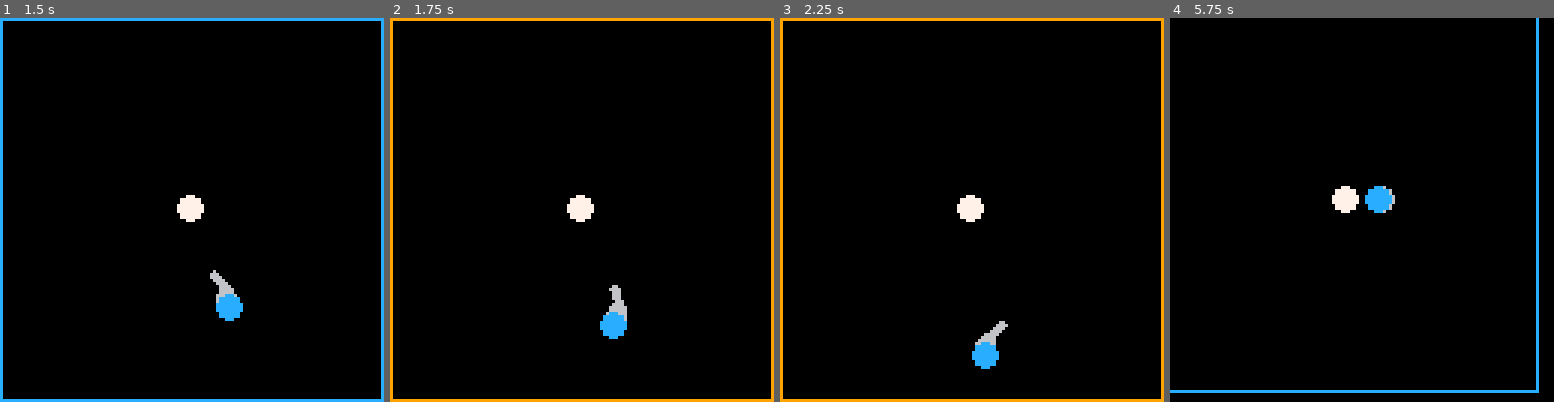
Above: before the commit, frames 1-4 (left to right).
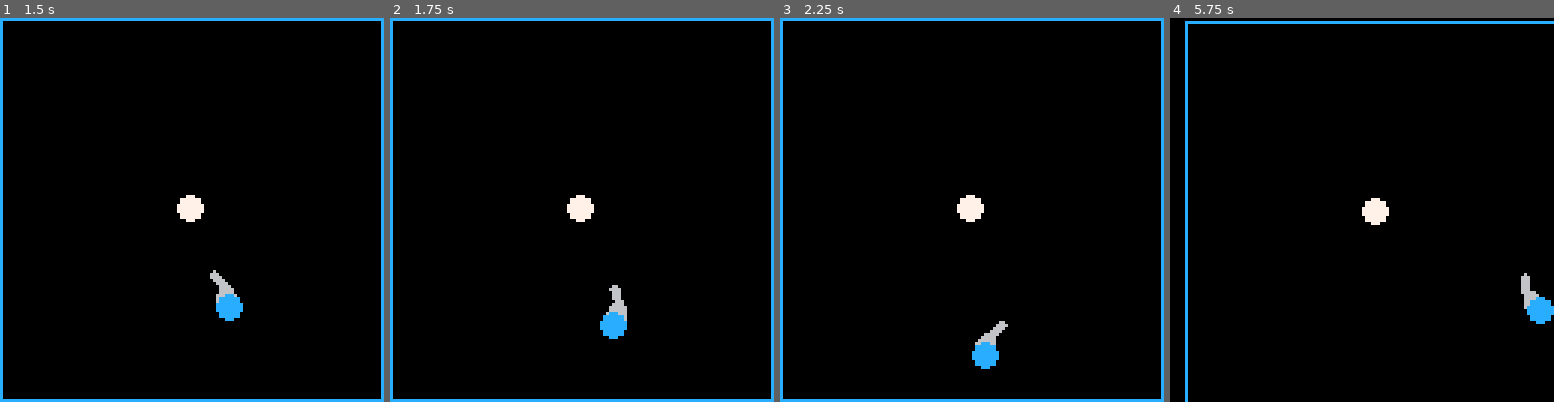
Above: after the commit, the same moments.

Repository: brettski/pico-8
Game: PICO-8 cartridge pivotpico.p8
Two runs of this game, one before a commit and one after it. Both use one fixed random seed, a clock stepped at 60 frames per second and the inputs below.
Inputs:
- Up to frame 1 (1.5 s): tap X (X key) at 0.33, 1.07 s; tap O (Z key) at 0.7 s
- Up to frame 2 (1.75 s): tap O (Z key) at 1.7 s
- Up to frame 3 (2.25 s): tap X (X key) at 1.85 s; tap O (Z key) at 2.1 s
- Up to frame 4 (5.75 s): tap O (Z key) every 0.4 s from 2.5 to 5.7 s; tap X (X key) at 2.97, 4.08, 5.2 s

Frame 1 is identical in both runs. In frame 2, 3.1% of the frame differs, in the area x 0-100%, y 0-100%; in frame 3, 3.1%; in frame 4, 4.5%.

Commit message:
messing with enemy spawn

Diff:
--- a/pivotpico.p8
+++ b/pivotpico.p8
@@ -305,11 +305,11 @@
 function init_enemy()
  enemy={}
  --add_enemy(25,"l",1)
- t=300
+ --t=300
 end
 
 function spawn_enemy()
- if t%400==0 then
+ if t%200==0 then
   local _t=1
   if (score>10) _t=2
   if (score>20) _t=rnd({1,2})
@@ -331,8 +331,7 @@
 
 end
 
-function colchk_square(self)
- local _en=self
+function colchk_square(_en)
 	local testx=p.x
 	local testy=p.y
 	--find closest x edge
@@ -354,7 +353,7 @@
 	end
 end
 
-function colchk_circle(_e)
+function colchk_circle(_en)
 -- wip > from pdot
 	 local a=p.x-self.x
 	 local b=p.y-self.y
@@ -368,8 +367,8 @@
  {
  	n="square",
  	c=9,
- 	w=10,
- 	h=10,
+ 	w=6,
+ 	h=6,
   colchk=colchk_square,
  	draw=function(self)
  	 ecome(self)
@@ -383,8 +382,8 @@
  {
  	n="rect",
  	c=3,
- 	w=16,
- 	h=10,
+ 	w=12,
+ 	h=6,
   colchk=colchk_square,
  	draw=function(self)
  	 ecome(self)
